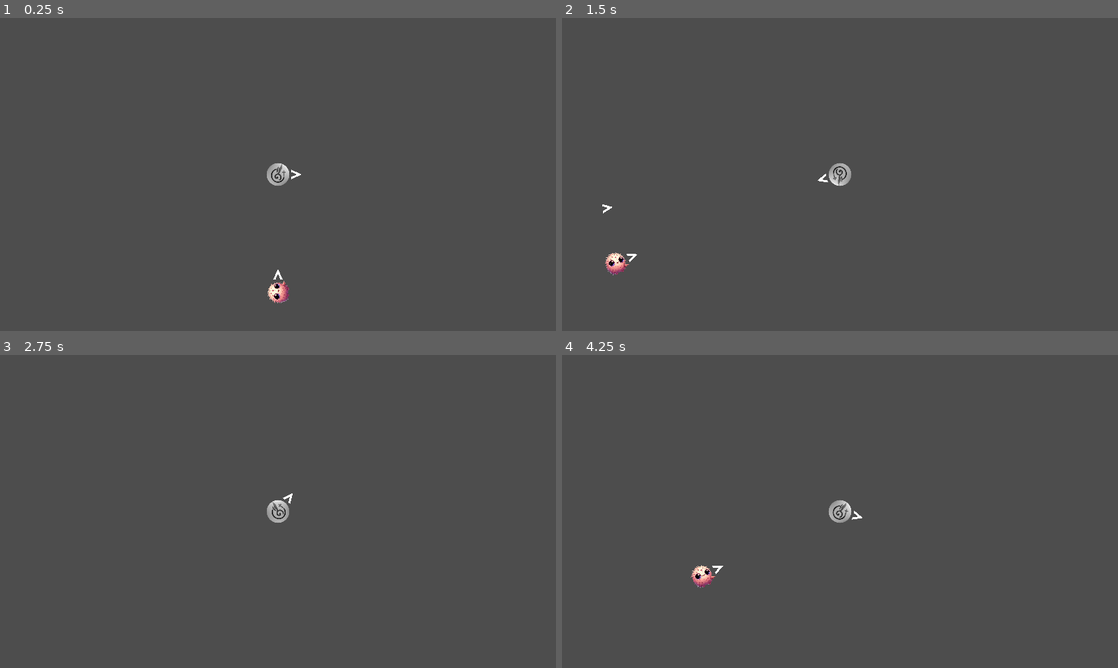
Above: before the commit, frames 1-4 (two rows, left to right).
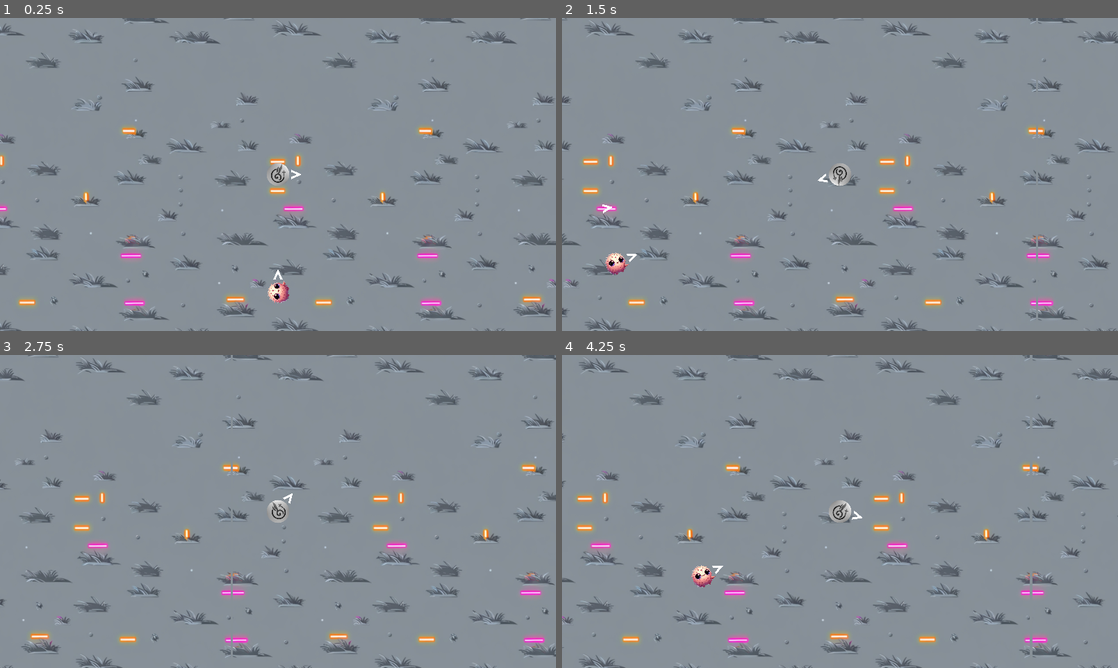
Above: after the commit, the same moments.

Repository: Pneumaturgy/PorNada
Game: Godot game, scene res://Scenes/Main.tscn
The game is run twice, just before and just after one commit, with the same random seed, the same clock (stepped at 60 frames per second) and the same inputs.
Inputs (mouse positions are in pixels of both pictures, inside the frame that each line leads up to):
- Up to frame 1 (0.25 s): no input
- Up to frame 2 (1.5 s): tap Enter at 0.5 s; move the mouse to (962, 158) at 0.52 s; hold D (move_right) 0.53-1.25 s; click (962, 158) at 0.6 s; drag from (728, 190) to (606, 265) at 1.27 s
- Up to frame 3 (2.75 s): move the mouse to (333, 442) at 2.02 s; hold D (move_right) from 2.03 s (still down); tap Alt at 2.1 s
- Up to frame 4 (4.25 s): release D (move_right) at 2.75 s; drag from (812, 574) to (673, 464) at 2.77 s; tap Space at 3.5 s; move the mouse to (1006, 558) at 3.52 s; hold A (move_left) from 3.53 s (still down); click (1006, 558) at 3.6 s

The runs differ from the first frame. In frame 1, 98% of the frame differs, in the area x 0-100%, y 0-100%; in frame 2, 98%; in frame 3, 99%; in frame 4, 98%.

Commit message:
Implemented Background assets tiling
Also implemented worldborders

Diff:
--- a/Scenes/Background.tscn
+++ b/Scenes/Background.tscn
@@ -1,3 +1,368 @@
-[gd_scene format=3 uid="uid://dody11on1j6u8"]
+[gd_scene load_steps=6 format=3 uid="uid://dody11on1j6u8"]
+
+[ext_resource type="Texture2D" uid="uid://dok2dcxq5wr52" path="res://Assets/2D/Backgrounds/grassneon512.png" id="1_evvsd"]
+
+[sub_resource type="WorldBoundaryShape2D" id="WorldBoundaryShape2D_7mo4i"]
+normal = Vector2(1, 0)
+distance = -1154.0
+
+[sub_resource type="WorldBoundaryShape2D" id="WorldBoundaryShape2D_70gdi"]
+normal = Vector2(-1, 0)
+distance = -1154.0
+
+[sub_resource type="WorldBoundaryShape2D" id="WorldBoundaryShape2D_quogh"]
+distance = -1154.0
+
+[sub_resource type="WorldBoundaryShape2D" id="WorldBoundaryShape2D_8r57x"]
+normal = Vector2(0, 1)
+distance = -1154.0
 
 [node name="Background" type="Node2D"]
+
+[node name="Sprites" type="Node2D" parent="."]
+
+[node name="Sprite2D" type="Sprite2D" parent="Sprites"]
+scale = Vector2(0.5, 0.5)
+texture = ExtResource("1_evvsd")
+
+[node name="Sprite2D2" type="Sprite2D" parent="Sprites/Sprite2D"]
+position = Vector2(512, 0)
+texture = ExtResource("1_evvsd")
+
+[node name="Sprite2D3" type="Sprite2D" parent="Sprites/Sprite2D"]
+position = Vector2(512, 512)
+texture = ExtResource("1_evvsd")
+
+[node name="Sprite2D4" type="Sprite2D" parent="Sprites/Sprite2D"]
+position = Vector2(0, 512)
+texture = ExtResource("1_evvsd")
+
+[node name="Sprite2D5" type="Sprite2D" parent="Sprites/Sprite2D"]
+position = Vector2(-512, 512)
+texture = ExtResource("1_evvsd")
+
+[node name="Sprite2D6" type="Sprite2D" parent="Sprites/Sprite2D"]
+position = Vector2(-512, 0)
+texture = ExtResource("1_evvsd")
+
+[node name="Sprite2D7" type="Sprite2D" parent="Sprites/Sprite2D"]
+position = Vector2(0, -512)
+texture = ExtResource("1_evvsd")
+
+[node name="Sprite2D8" type="Sprite2D" parent="Sprites/Sprite2D"]
+position = Vector2(512, -512)
+texture = ExtResource("1_evvsd")
+
+[node name="Sprite2D9" type="Sprite2D" parent="Sprites/Sprite2D"]
+position = Vector2(-512, -512)
+texture = ExtResource("1_evvsd")
+
+[node name="Sprite2D2" type="Sprite2D" parent="Sprites"]
+position = Vector2(-770, 0)
+scale = Vector2(0.5, 0.5)
+texture = ExtResource("1_evvsd")
+
+[node name="Sprite2D2" type="Sprite2D" parent="Sprites/Sprite2D2"]
+position = Vector2(512, 0)
+texture = ExtResource("1_evvsd")
+
+[node name="Sprite2D3" type="Sprite2D" parent="Sprites/Sprite2D2"]
+position = Vector2(512, 512)
+texture = ExtResource("1_evvsd")
+
+[node name="Sprite2D4" type="Sprite2D" parent="Sprites/Sprite2D2"]
+position = Vector2(0, 512)
+texture = ExtResource("1_evvsd")
+
+[node name="Sprite2D5" type="Sprite2D" parent="Sprites/Sprite2D2"]
+position = Vector2(-512, 512)
+texture = ExtResource("1_evvsd")
+
+[node name="Sprite2D6" type="Sprite2D" parent="Sprites/Sprite2D2"]
+position = Vector2(-512, 0)
+texture = ExtResource("1_evvsd")
+
+[node name="Sprite2D7" type="Sprite2D" parent="Sprites/Sprite2D2"]
+position = Vector2(0, -512)
+texture = ExtResource("1_evvsd")
+
+[node name="Sprite2D8" type="Sprite2D" parent="Sprites/Sprite2D2"]
+position = Vector2(512, -512)
+texture = ExtResource("1_evvsd")
+
+[node name="Sprite2D9" type="Sprite2D" parent="Sprites/Sprite2D2"]
+position = Vector2(-512, -512)
+texture = ExtResource("1_evvsd")
+
+[node name="Sprite2D3" type="Sprite2D" parent="Sprites"]
+position = Vector2(770, 0)
+scale = Vector2(0.5, 0.5)
+texture = ExtResource("1_evvsd")
+
+[node name="Sprite2D2" type="Sprite2D" parent="Sprites/Sprite2D3"]
+position = Vector2(512, 0)
+texture = ExtResource("1_evvsd")
+
+[node name="Sprite2D3" type="Sprite2D" parent="Sprites/Sprite2D3"]
+position = Vector2(512, 512)
+texture = ExtResource("1_evvsd")
+
+[node name="Sprite2D4" type="Sprite2D" parent="Sprites/Sprite2D3"]
+position = Vector2(0, 512)
+texture = ExtResource("1_evvsd")
+
+[node name="Sprite2D5" type="Sprite2D" parent="Sprites/Sprite2D3"]
+position = Vector2(-512, 512)
+texture = ExtResource("1_evvsd")
+
+[node name="Sprite2D6" type="Sprite2D" parent="Sprites/Sprite2D3"]
+position = Vector2(-512, 0)
+texture = ExtResource("1_evvsd")
+
+[node name="Sprite2D7" type="Sprite2D" parent="Sprites/Sprite2D3"]
+position = Vector2(0, -512)
+texture = ExtResource("1_evvsd")
+
+[node name="Sprite2D8" type="Sprite2D" parent="Sprites/Sprite2D3"]
+position = Vector2(512, -512)
+texture = ExtResource("1_evvsd")
+
+[node name="Sprite2D9" type="Sprite2D" parent="Sprites/Sprite2D3"]
+position = Vector2(-512, -512)
+texture = ExtResource("1_evvsd")
+
+[node name="Sprite2D4" type="Sprite2D" parent="Sprites"]
+position = Vector2(0, 770)
+scale = Vector2(0.5, 0.5)
+texture = ExtResource("1_evvsd")
+
+[node name="Sprite2D2" type="Sprite2D" parent="Sprites/Sprite2D4"]
+position = Vector2(512, 0)
+texture = ExtResource("1_evvsd")
+
+[node name="Sprite2D3" type="Sprite2D" parent="Sprites/Sprite2D4"]
+position = Vector2(512, 512)
+texture = ExtResource("1_evvsd")
+
+[node name="Sprite2D4" type="Sprite2D" parent="Sprites/Sprite2D4"]
+position = Vector2(0, 512)
+texture = ExtResource("1_evvsd")
+
+[node name="Sprite2D5" type="Sprite2D" parent="Sprites/Sprite2D4"]
+position = Vector2(-512, 512)
+texture = ExtResource("1_evvsd")
+
+[node name="Sprite2D6" type="Sprite2D" parent="Sprites/Sprite2D4"]
+position = Vector2(-512, 0)
+texture = ExtResource("1_evvsd")
+
+[node name="Sprite2D7" type="Sprite2D" parent="Sprites/Sprite2D4"]
+position = Vector2(0, -512)
+texture = ExtResource("1_evvsd")
+
+[node name="Sprite2D8" type="Sprite2D" parent="Sprites/Sprite2D4"]
+position = Vector2(512, -512)
+texture = ExtResource("1_evvsd")
+
+[node name="Sprite2D9" type="Sprite2D" parent="Sprites/Sprite2D4"]
+position = Vector2(-512, -512)
+texture = ExtResource("1_evvsd")
+
+[node name="Sprite2D5" type="Sprite2D" parent="Sprites"]
+position = Vector2(0, -770)
+scale = Vector2(0.5, 0.5)
+texture = ExtResource("1_evvsd")
+
+[node name="Sprite2D2" type="Sprite2D" parent="Sprites/Sprite2D5"]
+position = Vector2(512, 0)
+texture = ExtResource("1_evvsd")
+
+[node name="Sprite2D3" type="Sprite2D" parent="Sprites/Sprite2D5"]
+position = Vector2(512, 512)
+texture = ExtResource("1_evvsd")
+
+[node name="Sprite2D4" type="Sprite2D" parent="Sprites/Sprite2D5"]
+position = Vector2(0, 512)
+texture = ExtResource("1_evvsd")
+
+[node name="Sprite2D5" type="Sprite2D" parent="Sprites/Sprite2D5"]
+position = Vector2(-512, 512)
+texture = ExtResource("1_evvsd")
+
+[node name="Sprite2D6" type="Sprite2D" parent="Sprites/Sprite2D5"]
+position = Vector2(-512, 0)
+texture = ExtResource("1_evvsd")
+
+[node name="Sprite2D7" type="Sprite2D" parent="Sprites/Sprite2D5"]
+position = Vector2(0, -512)
+texture = ExtResource("1_evvsd")
+
+[node name="Sprite2D8" type="Sprite2D" parent="Sprites/Sprite2D5"]
+position = Vector2(512, -512)
+texture = ExtResource("1_evvsd")
+
+[node name="Sprite2D9" type="Sprite2D" parent="Sprites/Sprite2D5"]
+position = Vector2(-512, -512)
+texture = ExtResource("1_evvsd")
+
+[node name="Sprite2D6" type="Sprite2D" parent="Sprites"]
+position = Vector2(770, -770)
+scale = Vector2(0.5, 0.5)
+texture = ExtResource("1_evvsd")
+
+[node name="Sprite2D2" type="Sprite2D" parent="Sprites/Sprite2D6"]
+position = Vector2(512, 0)
+texture = ExtResource("1_evvsd")
+
+[node name="Sprite2D3" type="Sprite2D" parent="Sprites/Sprite2D6"]
+position = Vector2(512, 512)
+texture = ExtResource("1_evvsd")
+
+[node name="Sprite2D4" type="Sprite2D" parent="Sprites/Sprite2D6"]
+position = Vector2(0, 512)
+texture = ExtResource("1_evvsd")
+
+[node name="Sprite2D5" type="Sprite2D" parent="Sprites/Sprite2D6"]
+position = Vector2(-512, 512)
+texture = ExtResource("1_evvsd")
+
+[node name="Sprite2D6" type="Sprite2D" parent="Sprites/Sprite2D6"]
+position = Vector2(-512, 0)
+texture = ExtResource("1_evvsd")
+
+[node name="Sprite2D7" type="Sprite2D" parent="Sprites/Sprite2D6"]
+position = Vector2(0, -512)
+texture = ExtResource("1_evvsd")
+
+[node name="Sprite2D8" type="Sprite2D" parent="Sprites/Sprite2D6"]
+position = Vector2(512, -512)
+texture = ExtResource("1_evvsd")
+
+[node name="Sprite2D9" type="Sprite2D" parent="Sprites/Sprite2D6"]
+position = Vector2(-512, -512)
+texture = ExtResource("1_evvsd")
+
+[node name="Sprite2D7" type="Sprite2D" parent="Sprites"]
+position = Vector2(-770, -770)
+scale = Vector2(0.5, 0.5)
+texture = ExtResource("1_evvsd")
+
+[node name="Sprite2D2" type="Sprite2D" parent="Sprites/Sprite2D7"]
+position = Vector2(512, 0)
+texture = ExtResource("1_evvsd")
+
+[node name="Sprite2D3" type="Sprite2D" parent="Sprites/Sprite2D7"]
+position = Vector2(512, 512)
+texture = ExtResource("1_evvsd")
+
+[node name="Sprite2D4" type="Sprite2D" parent="Sprites/Sprite2D7"]
+position = Vector2(0, 512)
+texture = ExtResource("1_evvsd")
+
+[node name="Sprite2D5" type="Sprite2D" parent="Sprites/Sprite2D7"]
+position = Vector2(-512, 512)
+texture = ExtResource("1_evvsd")
+
+[node name="Sprite2D6" type="Sprite2D" parent="Sprites/Sprite2D7"]
+position = Vector2(-512, 0)
+texture = ExtResource("1_evvsd")
+
+[node name="Sprite2D7" type="Sprite2D" parent="Sprites/Sprite2D7"]
+position = Vector2(0, -512)
+texture = ExtResource("1_evvsd")
+
+[node name="Sprite2D8" type="Sprite2D" parent="Sprites/Sprite2D7"]
+position = Vector2(512, -512)
+texture = ExtResource("1_evvsd")
+
+[node name="Sprite2D9" type="Sprite2D" parent="Sprites/Sprite2D7"]
+position = Vector2(-512, -512)
+texture = ExtResource("1_evvsd")
+
+[node name="Sprite2D8" type="Sprite2D" parent="Sprites"]
+position = Vector2(-770, 770)
+scale = Vector2(0.5, 0.5)
+texture = ExtResource("1_evvsd")
+
+[node name="Sprite2D2" type="Sprite2D" parent="Sprites/Sprite2D8"]
+position = Vector2(512, 0)
+texture = ExtResource("1_evvsd")
+
+[node name="Sprite2D3" type="Sprite2D" parent="Sprites/Sprite2D8"]
+position = Vector2(512, 512)
+texture = ExtResource("1_evvsd")
+
+[node name="Sprite2D4" type="Sprite2D" parent="Sprites/Sprite2D8"]
+position = Vector2(0, 512)
+texture = ExtResource("1_evvsd")
+
+[node name="Sprite2D5" type="Sprite2D" parent="Sprites/Sprite2D8"]
+position = Vector2(-512, 512)
+texture = ExtResource("1_evvsd")
+
+[node name="Sprite2D6" type="Sprite2D" parent="Sprites/Sprite2D8"]
+position = Vector2(-512, 0)
+texture = ExtResource("1_evvsd")
+
+[node name="Sprite2D7" type="Sprite2D" parent="Sprites/Sprite2D8"]
+position = Vector2(0, -512)
+texture = ExtResource("1_evvsd")
+
+[node name="Sprite2D8" type="Sprite2D" parent="Sprites/Sprite2D8"]
+position = Vector2(512, -512)
+texture = ExtResource("1_evvsd")
+
+[node name="Sprite2D9" type="Sprite2D" parent="Sprites/Sprite2D8"]
+position = Vector2(-512, -512)
+texture = ExtResource("1_evvsd")
+
+[node name="Sprite2D9" type="Sprite2D" parent="Sprites"]
+position = Vector2(770, 770)
+scale = Vector2(0.5, 0.5)
+texture = ExtResource("1_evvsd")
+
+[node name="Sprite2D2" type="Sprite2D" parent="Sprites/Sprite2D9"]
+position = Vector2(512, 0)
+texture = ExtResource("1_evvsd")
+
+[node name="Sprite2D3" type="Sprite2D" parent="Sprites/Sprite2D9"]
+position = Vector2(512, 512)
+texture = ExtResource("1_evvsd")
+
+[node name="Sprite2D4" type="Sprite2D" parent="Sprites/Sprite2D9"]
+position = Vector2(0, 512)
+texture = ExtResource("1_evvsd")
+
+[node name="Sprite2D5" type="Sprite2D" parent="Sprites/Sprite2D9"]
+position = Vector2(-512, 512)
+texture = ExtResource("1_evvsd")
+
+[node name="Sprite2D6" type="Sprite2D" parent="Sprites/Sprite2D9"]
+position = Vector2(-512, 0)
+texture = ExtResource("1_evvsd")
+
+[node name="Sprite2D7" type="Sprite2D" parent="Sprites/Sprite2D9"]
+position = Vector2(0, -512)
+texture = ExtResource("1_evvsd")
+
+[node name="Sprite2D8" type="Sprite2D" parent="Sprites/Sprite2D9"]
+position = Vector2(512, -512)
+texture = ExtResource("1_evvsd")
+
+[node name="Sprite2D9" type="Sprite2D" parent="Sprites/Sprite2D9"]
+position = Vector2(-512, -512)
+texture = ExtResource("1_evvsd")
+
+[node name="CollisionShape2D" type="StaticBody2D" parent="."]
+
+[node name="CollisionShape2D" type="CollisionShape2D" parent="CollisionShape2D"]
+shape = SubResource("WorldBoundaryShape2D_7mo4i")
+
+[node name="CollisionShape2D2" type="CollisionShape2D" parent="CollisionShape2D"]
+shape = SubResource("WorldBoundaryShape2D_70gdi")
+
+[node name="CollisionShape2D3" type="CollisionShape2D" parent="CollisionShape2D"]
+shape = SubResource("WorldBoundaryShape2D_quogh")
+
+[node name="CollisionShape2D4" type="CollisionShape2D" parent="CollisionShape2D"]
+shape = SubResource("WorldBoundaryShape2D_8r57x")
--- a/Scenes/Main.tscn
+++ b/Scenes/Main.tscn
@@ -1,15 +1,12 @@
-[gd_scene load_steps=3 format=3 uid="uid://cwurvkxkotcjx"]
+[gd_scene load_steps=4 format=3 uid="uid://cwurvkxkotcjx"]
 
 [ext_resource type="PackedScene" uid="uid://dp3v34nxlp5eb" path="res://Scenes/Player.tscn" id="2_463pk"]
 [ext_resource type="PackedScene" uid="uid://jhbskamdetoa" path="res://Scenes/Alien.tscn" id="2_ljluj"]
+[ext_resource type="PackedScene" uid="uid://dody11on1j6u8" path="res://Scenes/Background.tscn" id="3_7dltd"]
 
-[node name="Control" type="Control"]
-layout_mode = 3
-anchors_preset = 15
-anchor_right = 1.0
-anchor_bottom = 1.0
-grow_horizontal = 2
-grow_vertical = 2
+[node name="World" type="Node2D"]
+
+[node name="Background" parent="." instance=ExtResource("3_7dltd")]
 
 [node name="Player" parent="." instance=ExtResource("2_463pk")]
 unique_name_in_owner = true
--- a/project.godot
+++ b/project.godot
@@ -106,3 +106,4 @@
 [rendering]
 
 textures/vram_compression/import_etc2_astc=true
+environment/defaults/default_clear_color=Color(0.529412, 0.564706, 0.592157, 1)
Binary file added: Assets/2D/Backgrounds/grassneon512.png
Not shown, added: Assets/2D/Backgrounds/grassneon512.png.import
